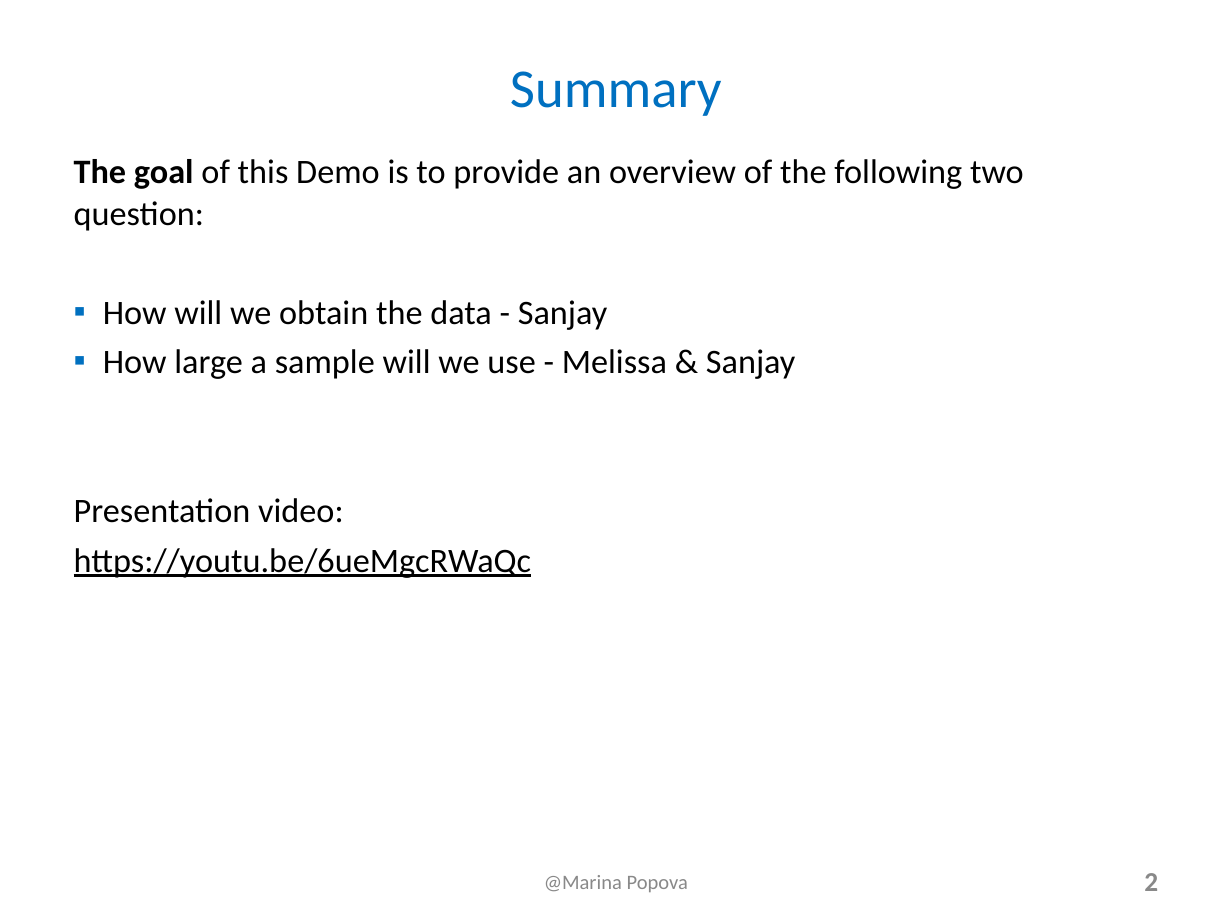
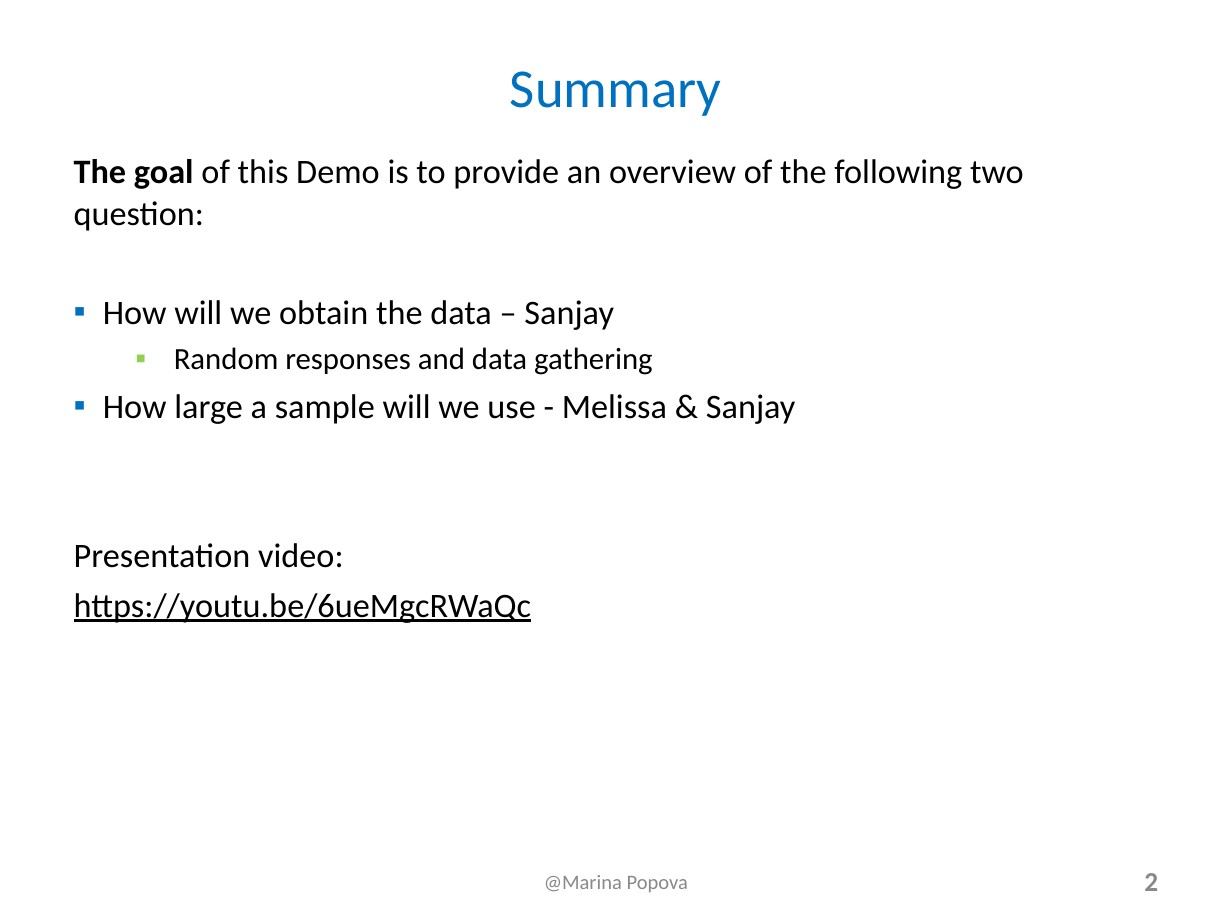
Before and after one commit to stiwarih/E-150-Grad, a slide deck: slide 2 of data-sets/final/SanjayTiwari.ppt. Drawn at 1232x924 pixels with LibreOffice and Linux fonts; fonts in the diff are those of the drawing. Boxes give left, top, right and bottom in pixels: in the first picture for what was removed or moved away, otherwise in the second. Text is boxed around its words. In the diff, an @@ line names an element or a change of style, - is before the commit and + after.

```diff
--- a/data-sets/final/SanjayTiwari.ppt
+++ b/data-sets/final/SanjayTiwari.ppt
@@ text at <box>103,300,653,375</box>: text changed; size 20 to 18 pt @@
-▪ How will we obtain the data - Sanjay
+▪ How will we obtain the data – Sanjay
+  ▪ Random responses and data gathering
```
Also in this commit, not shown: 2 other slides changed, 3 slides added, 2 slides removed, 3 other files.
